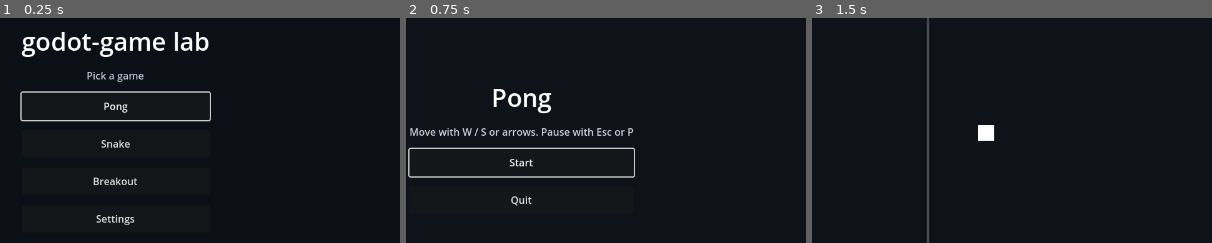
Above: before the commit, frames 1-3 (left to right).
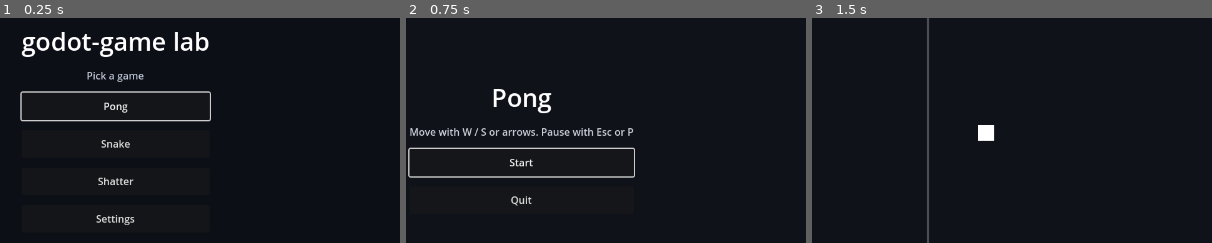
Above: after the commit, the same moments.

Repository: kblaszki/godot-game
Game: Godot game, scene res://lab/lab_host.tscn
The game is run twice, just before and just after one commit, with the same random seed, the same clock (stepped at 60 frames per second) and the same inputs.
Inputs:
- Up to frame 1 (0.25 s): no input
- Up to frame 2 (0.75 s): click "Pong" at 0.5 s
- Up to frame 3 (1.5 s): click "Start" at 1.25 s
The pictures show only the part of the screen within x 36-86%, y 21-71%; the shares and areas given below are measured in that part.

The runs differ from the first frame. In frame 1, 0.2% of the frame differs, in the area x 23-35%, y 70-75%; in frame 2, nothing differs; in frame 3, nothing differs.

Commit message:
Restyle Breakout as neon Shatter with juice and atmosphere.
Give the game its own arcade identity—starfield, trails, bursts, and orbit-themed menus—instead of a plain ColorRect clone of other lab titles.

Diff:
--- a/games/breakout/app/host.gd
+++ b/games/breakout/app/host.gd
@@ -8,9 +8,9 @@
 func _boot() -> void:
 	_audio = GodotAudio.new()
 	add_child(_audio)
-	_audio.register_blip(&"brick", 720.0, 0.05)
-	_audio.register_blip(&"die", 180.0, 0.16)
-	_audio.register_blip(&"clear", 980.0, 0.12)
+	_audio.register_blip(&"brick", 880.0, 0.04)
+	_audio.register_blip(&"die", 140.0, 0.2)
+	_audio.register_blip(&"clear", 1200.0, 0.16)
 	submit(SceneRequest.replace(MENU_PATH))
 
 
--- a/games/breakout/app/main_menu.gd
+++ b/games/breakout/app/main_menu.gd
@@ -4,7 +4,21 @@
 const SCORE_PATH := "user://scores/breakout.txt"
 const SCORE_CAPACITY := 10
 
+const BRICK_TEXES: Array[Texture2D] = [
+	preload("res://games/breakout/assets/brick_0.png"),
+	preload("res://games/breakout/assets/brick_1.png"),
+	preload("res://games/breakout/assets/brick_2.png"),
+	preload("res://games/breakout/assets/brick_3.png"),
+	preload("res://games/breakout/assets/brick_4.png"),
+]
+
+var _time: float = 0.0
+var _decor_sprites: Array[Sprite2D] = []
+
 @onready var _best: Label = $Center/Column/Best
+@onready var _title: Label = $Center/Column/Title
+@onready var _glow: ColorRect = $Glow
+@onready var _decor: Node2D = $Decor
 @onready var _start: Button = $Center/Column/Start
 @onready var _quit: Button = $Center/Column/Quit
 
@@ -13,13 +27,41 @@
 	_start.pressed.connect(_on_start_pressed)
 	_quit.pressed.connect(_on_quit_pressed)
 	_refresh_best()
+	_spawn_decor()
 	_start.grab_focus()
+
+
+func _process(delta: float) -> void:
+	_time += delta
+	_title.modulate = Color(1, 1, 1, 0.88 + 0.12 * sin(_time * 2.2))
+	_glow.color.a = 0.14 + 0.08 * (0.5 + 0.5 * sin(_time * 1.1))
+	var vp := get_viewport_rect().size
+	for i in _decor_sprites.size():
+		var sprite: Sprite2D = _decor_sprites[i]
+		var base_y: float = sprite.get_meta("base_y")
+		sprite.position.y = base_y + sin(_time * 1.6 + float(i) * 0.7) * 10.0
+		sprite.position.x = fposmod(sprite.position.x + delta * sprite.get_meta("drift"), vp.x + 80.0) - 40.0
+
+
+func _spawn_decor() -> void:
+	var vp := get_viewport_rect().size
+	for i in 12:
+		var sprite := Sprite2D.new()
+		sprite.texture = BRICK_TEXES[i % BRICK_TEXES.size()]
+		sprite.centered = true
+		sprite.scale = Vector2(2.4, 2.4)
+		sprite.modulate = Color(1, 1, 1, 0.18)
+		sprite.position = Vector2(fmod(float(i) * 137.0, vp.x), 80.0 + float(i % 4) * 70.0)
+		sprite.set_meta("base_y", sprite.position.y)
+		sprite.set_meta("drift", 18.0 + float(i % 5) * 6.0)
+		_decor.add_child(sprite)
+		_decor_sprites.append(sprite)
 
 
 func _refresh_best() -> void:
 	var entries: Array[int] = ScoreStore.load(SCORE_PATH, SCORE_CAPACITY).entries()
 	var best := entries[0] if entries.size() > 0 else 0
-	_best.text = "Best: %d" % best
+	_best.text = "Best  %d" % best
 
 
 func _on_start_pressed() -> void:
--- a/games/breakout/app/main_menu.tscn
+++ b/games/breakout/app/main_menu.tscn
@@ -11,7 +11,7 @@
 grow_vertical = 2
 script = ExtResource("1_menu")
 
-[node name="Background" type="ColorRect" parent="."]
+[node name="Sky" type="ColorRect" parent="."]
 layout_mode = 1
 anchors_preset = 15
 anchor_right = 1.0
@@ -19,7 +19,19 @@
 grow_horizontal = 2
 grow_vertical = 2
 mouse_filter = 2
-color = Color(0.06, 0.07, 0.1, 1)
+color = Color(0.03, 0.04, 0.1, 1)
+
+[node name="Glow" type="ColorRect" parent="."]
+layout_mode = 1
+anchors_preset = 15
+anchor_right = 1.0
+anchor_bottom = 1.0
+grow_horizontal = 2
+grow_vertical = 2
+mouse_filter = 2
+color = Color(0.05, 0.35, 0.4, 0.22)
+
+[node name="Decor" type="Node2D" parent="."]
 
 [node name="Center" type="CenterContainer" parent="."]
 layout_mode = 1
@@ -31,35 +43,49 @@
 
 [node name="Column" type="VBoxContainer" parent="Center"]
 layout_mode = 2
-theme_override_constants/separation = 16
+theme_override_constants/separation = 14
+
+[node name="Eyebrow" type="Label" parent="Center/Column"]
+layout_mode = 2
+theme_override_colors/font_color = Color(0.35, 1, 0.82, 1)
+theme_override_font_sizes/font_size = 14
+text = "NEON ARCADE"
+horizontal_alignment = 1
 
 [node name="Title" type="Label" parent="Center/Column"]
 layout_mode = 2
-theme_override_colors/font_color = Color(1, 1, 1, 1)
-theme_override_font_sizes/font_size = 40
-text = "Breakout"
+theme_override_colors/font_color = Color(0.95, 0.98, 1, 1)
+theme_override_font_sizes/font_size = 64
+text = "SHATTER"
+horizontal_alignment = 1
+
+[node name="Subtitle" type="Label" parent="Center/Column"]
+layout_mode = 2
+theme_override_colors/font_color = Color(0.55, 0.72, 0.85, 1)
+theme_override_font_sizes/font_size = 16
+text = "break the skyline · keep the orbit"
 horizontal_alignment = 1
 
 [node name="Best" type="Label" parent="Center/Column"]
 layout_mode = 2
-theme_override_colors/font_color = Color(0.85, 0.88, 0.55, 1)
-theme_override_font_sizes/font_size = 18
-text = "Best: 0"
+theme_override_colors/font_color = Color(1, 0.82, 0.45, 1)
+theme_override_font_sizes/font_size = 20
+text = "Best  0"
 horizontal_alignment = 1
 
 [node name="Hint" type="Label" parent="Center/Column"]
 layout_mode = 2
-theme_override_colors/font_color = Color(0.8, 0.82, 0.86, 1)
-theme_override_font_sizes/font_size = 16
-text = "Move with A / D or arrows. Pause with Esc or P"
+theme_override_colors/font_color = Color(0.5, 0.58, 0.7, 1)
+theme_override_font_sizes/font_size = 14
+text = "A / D or arrows · Esc pause"
 horizontal_alignment = 1
 
 [node name="Start" type="Button" parent="Center/Column"]
-custom_minimum_size = Vector2(220, 44)
+custom_minimum_size = Vector2(260, 48)
 layout_mode = 2
-text = "Start"
+text = "Launch"
 
 [node name="Quit" type="Button" parent="Center/Column"]
-custom_minimum_size = Vector2(220, 44)
+custom_minimum_size = Vector2(260, 48)
 layout_mode = 2
-text = "Quit"
+text = "Back to lab"
--- a/games/breakout/app/pause_menu.gd
+++ b/games/breakout/app/pause_menu.gd
@@ -2,8 +2,8 @@
 
 const MENU_PATH := "res://games/breakout/app/main_menu.tscn"
 
-@onready var _resume: Button = $Center/Column/Resume
-@onready var _quit_menu: Button = $Center/Column/QuitToMenu
+@onready var _resume: Button = $Center/Panel/Column/Resume
+@onready var _quit_menu: Button = $Center/Panel/Column/QuitToMenu
 
 
 func _ready() -> void:
--- a/games/breakout/app/pause_menu.tscn
+++ b/games/breakout/app/pause_menu.tscn
@@ -19,7 +19,7 @@
 grow_horizontal = 2
 grow_vertical = 2
 mouse_filter = 0
-color = Color(0, 0, 0, 0.55)
+color = Color(0.02, 0.04, 0.1, 0.7)
 
 [node name="Center" type="CenterContainer" parent="."]
 layout_mode = 1
@@ -29,23 +29,40 @@
 grow_horizontal = 2
 grow_vertical = 2
 
-[node name="Column" type="VBoxContainer" parent="Center"]
+[node name="Panel" type="ColorRect" parent="Center"]
+custom_minimum_size = Vector2(320, 240)
 layout_mode = 2
-theme_override_constants/separation = 16
+color = Color(0.06, 0.1, 0.18, 0.95)
 
-[node name="Title" type="Label" parent="Center/Column"]
+[node name="Column" type="VBoxContainer" parent="Center/Panel"]
+layout_mode = 1
+anchors_preset = 15
+anchor_right = 1.0
+anchor_bottom = 1.0
+offset_left = 28.0
+offset_top = 24.0
+offset_right = -28.0
+offset_bottom = -24.0
+theme_override_constants/separation = 14
+
+[node name="Accent" type="ColorRect" parent="Center/Panel/Column"]
+custom_minimum_size = Vector2(0, 4)
 layout_mode = 2
-theme_override_colors/font_color = Color(1, 1, 1, 1)
-theme_override_font_sizes/font_size = 36
-text = "Paused"
+color = Color(0.3, 1, 0.82, 1)
+
+[node name="Title" type="Label" parent="Center/Panel/Column"]
+layout_mode = 2
+theme_override_colors/font_color = Color(0.92, 0.98, 1, 1)
+theme_override_font_sizes/font_size = 32
+text = "HOLD"
 horizontal_alignment = 1
 
-[node name="Resume" type="Button" parent="Center/Column"]
-custom_minimum_size = Vector2(220, 44)
+[node name="Resume" type="Button" parent="Center/Panel/Column"]
+custom_minimum_size = Vector2(0, 44)
 layout_mode = 2
-text = "Resume"
+text = "Resume orbit"
 
-[node name="QuitToMenu" type="Button" parent="Center/Column"]
-custom_minimum_size = Vector2(220, 44)
+[node name="QuitToMenu" type="Button" parent="Center/Panel/Column"]
+custom_minimum_size = Vector2(0, 44)
 layout_mode = 2
-text = "Quit to menu"
+text = "Abort to menu"
--- a/games/breakout/app/play.gd
+++ b/games/breakout/app/play.gd
@@ -5,15 +5,24 @@
 const SCORE_PATH := "user://scores/breakout.txt"
 const SCORE_CAPACITY := 10
 const SERVE_SEED := 1
+const TRAIL_LEN := 14
 
 const PADDLE_TEX := preload("res://games/breakout/assets/paddle.png")
 const BALL_TEX := preload("res://games/breakout/assets/ball.png")
+const LIFE_TEX := preload("res://games/breakout/assets/life.png")
 const BRICK_TEXES: Array[Texture2D] = [
 	preload("res://games/breakout/assets/brick_0.png"),
 	preload("res://games/breakout/assets/brick_1.png"),
 	preload("res://games/breakout/assets/brick_2.png"),
 	preload("res://games/breakout/assets/brick_3.png"),
 	preload("res://games/breakout/assets/brick_4.png"),
+]
+const BRICK_TINTS: Array[Color] = [
+	Color(1.0, 0.45, 0.55, 1),
+	Color(1.0, 0.62, 0.35, 1),
+	Color(0.4, 1.0, 0.82, 1),
+	Color(0.45, 0.7, 1.0, 1),
+	Color(0.78, 0.55, 1.0, 1),
 ]
 
 var _config: BreakoutConfig
@@ -24,13 +33,29 @@
 var _leaving: bool = false
 var _score_saved: bool = false
 var _brick_sprites: Array[Sprite2D] = []
-
-@onready var _background: ColorRect = $Background
+var _life_sprites: Array[Sprite2D] = []
+var _trail: PackedVector2Array = PackedVector2Array()
+var _shake: float = 0.0
+var _score_pulse: float = 0.0
+var _time: float = 0.0
+var _base_position: Vector2 = Vector2.ZERO
+
+@onready var _sky: ColorRect = $Sky
+@onready var _horizon: ColorRect = $Horizon
+@onready var _floor_glow: ColorRect = $FloorGlow
+@onready var _stars: Node2D = $Stars
+@onready var _bricks: Node2D = $Bricks
+@onready var _fx: Node2D = $Fx
+@onready var _trail_line: Line2D = $Trail
+@onready var _paddle_glow: ColorRect = $PaddleGlow
 @onready var _paddle: Sprite2D = $Paddle
 @onready var _ball: Sprite2D = $Ball
-@onready var _bricks: Node2D = $Bricks
-@onready var _hud: Label = $Hud/Status
+@onready var _score: Label = $Hud/Score
+@onready var _score_hint: Label = $Hud/ScoreHint
+@onready var _lives_root: Node2D = $Hud/Lives
+@onready var _banner_dim: ColorRect = $Hud/BannerDim
 @onready var _banner_panel: ColorRect = $Hud/BannerPanel
+@onready var _banner_accent: ColorRect = $Hud/BannerAccent
 @onready var _banner: Label = $Hud/Banner
 
 
@@ -41,6 +66,20 @@
 	_layout()
 	_fit_to_viewport()
 	_sync_view()
+
+
+func _process(delta: float) -> void:
+	_time += delta
+	_shake = maxf(0.0, _shake - delta * 8.0)
+	_score_pulse = maxf(0.0, _score_pulse - delta * 4.0)
+	var shake_offset := Vector2(
+		sin(_time * 55.0) * _shake * 3.0,
+		cos(_time * 47.0) * _shake * 2.0
+	)
+	position = _base_position + shake_offset
+	_score.scale = Vector2.ONE * (1.0 + _score_pulse * 0.35)
+	_animate_stars()
+	_horizon.modulate = Color(1, 1, 1, 0.55 + 0.2 * sin(_time * 1.4))
 
 
 func _physics_process(delta: float) -> void:
@@ -61,12 +100,20 @@
 		match str(data.get("type", "")):
 			"brick_broken":
 				_audio.play(&"brick")
+				_score_pulse = 1.0
+				var row := int(data.get("row", 0))
+				var col := int(data.get("col", 0))
+				var rect := _sim.brick_rect(row, col)
+				_burst(rect.get_center(), BRICK_TINTS[row % BRICK_TINTS.size()])
 			"life_lost":
 				_audio.play(&"die")
+				_shake = 1.0
+				_trail.clear()
 			"game_over":
 				_persist_score()
 			"cleared":
 				_audio.play(&"clear")
+				_shake = 0.6
 				_persist_score()
 
 
@@ -110,8 +157,15 @@
 
 
 func _layout() -> void:
-	_background.position = Vector2.ZERO
-	_background.size = Vector2(_config.court_width, _config.court_height)
+	var w := _config.court_width
+	var h := _config.court_height
+	_sky.position = Vector2.ZERO
+	_sky.size = Vector2(w, h)
+	_horizon.position = Vector2(0.0, h * 0.42)
+	_horizon.size = Vector2(w, h * 0.58)
+	_floor_glow.position = Vector2(0.0, h - 56.0)
+	_floor_glow.size = Vector2(w, 56.0)
+	_build_stars()
 	_paddle.texture = PADDLE_TEX
 	_paddle.centered = false
 	_paddle.scale = Vector2(
@@ -125,18 +179,22 @@
 		diameter / float(BALL_TEX.get_width()),
 		diameter / float(BALL_TEX.get_height())
 	)
-	_hud.position = Vector2(12.0, 8.0)
-	_hud.size = Vector2(_config.court_width - 24.0, 28.0)
-	var panel_size := Vector2(420.0, 140.0)
-	var panel_pos := Vector2(
-		(_config.court_width - panel_size.x) * 0.5,
-		(_config.court_height - panel_size.y) * 0.5
-	)
+	_score_hint.position = Vector2(18.0, 10.0)
+	_score.position = Vector2(18.0, 24.0)
+	_score.size = Vector2(200.0, 36.0)
+	_lives_root.position = Vector2(w - 18.0, 18.0)
+	_banner_dim.position = Vector2.ZERO
+	_banner_dim.size = Vector2(w, h)
+	var panel_size := Vector2(460.0, 160.0)
+	var panel_pos := (Vector2(w, h) - panel_size) * 0.5
 	_banner_panel.position = panel_pos
 	_banner_panel.size = panel_size
+	_banner_accent.position = Vector2(panel_pos.x, panel_pos.y)
+	_banner_accent.size = Vector2(8.0, panel_size.y)
 	_banner.position = panel_pos
 	_banner.size = panel_size
 	_ensure_brick_sprites()
+	_ensure_life_sprites()
 
 
 func _fit_to_viewport() -> void:
@@ -144,7 +202,34 @@
 	var fit := ViewFit.compute(content, get_viewport().get_visible_rect().size)
 	var fit_scale: float = fit["scale"]
 	scale = Vector2(fit_scale, fit_scale)
-	position = fit["offset"]
+	_base_position = fit["offset"]
+	position = _base_position
+
+
+func _build_stars() -> void:
+	for child in _stars.get_children():
+		child.queue_free()
+	var rng := SeededRng.new(42)
+	for _i in 48:
+		var star := ColorRect.new()
+		star.mouse_filter = Control.MOUSE_FILTER_IGNORE
+		var size := rng.randf_range(1.0, 2.6)
+		star.size = Vector2(size, size)
+		star.position = Vector2(
+			rng.randf_range(0.0, _config.court_width),
+			rng.randf_range(0.0, _config.court_height * 0.55)
+		)
+		star.color = Color(0.7, 0.85, 1.0, rng.randf_range(0.25, 0.85))
+		star.set_meta("phase", rng.randf_range(0.0, TAU))
+		star.set_meta("speed", rng.randf_range(1.2, 3.5))
+		_stars.add_child(star)
+
+
+func _animate_stars() -> void:
+	for star in _stars.get_children():
+		var phase: float = star.get_meta("phase")
+		var speed: float = star.get_meta("speed")
+		star.modulate.a = 0.25 + 0.55 * (0.5 + 0.5 * sin(_time * speed + phase))
 
 
 func _ensure_brick_sprites() -> void:
@@ -156,13 +241,27 @@
 		_brick_sprites.append(sprite)
 
 
+func _ensure_life_sprites() -> void:
+	while _life_sprites.size() < _config.start_lives:
+		var sprite := Sprite2D.new()
+		sprite.texture = LIFE_TEX
+		sprite.centered = false
+		sprite.scale = Vector2(2.2, 2.2)
+		_lives_root.add_child(sprite)
+		_life_sprites.append(sprite)
+
+
 func _sync_view() -> void:
-	_paddle.position = Vector2(
+	var paddle_pos := Vector2(
 		_sim.get_paddle_x() - _config.paddle_width * 0.5,
 		_sim.get_paddle_y() - _config.paddle_height * 0.5
 	)
+	_paddle.position = paddle_pos
+	_paddle_glow.position = paddle_pos + Vector2(-10.0, 4.0)
+	_paddle_glow.size = Vector2(_config.paddle_width + 20.0, _config.paddle_height + 14.0)
 	var ball := _sim.get_ball_position()
 	_ball.position = ball - Vector2(_config.ball_radius, _config.ball_radius)
+	_update_trail(ball)
 	for row in _config.brick_rows:
 		for col in _config.brick_cols:
 			var index := row * _config.brick_cols + col
@@ -173,20 +272,66 @@
 				var brick := _sim.brick_rect(row, col)
 				var tex: Texture2D = BRICK_TEXES[row % BRICK_TEXES.size()]
 				sprite.texture = tex
+				sprite.modulate = Color(1.05, 1.05, 1.1, 1)
 				sprite.position = brick.position
 				sprite.scale = Vector2(
 					brick.size.x / float(tex.get_width()),
 					brick.size.y / float(tex.get_height())
 				)
-	_hud.text = "Score: %d    Lives: %d" % [_sim.get_score(), _sim.get_lives()]
+	_score.text = str(_sim.get_score())
+	for i in _life_sprites.size():
+		var life: Sprite2D = _life_sprites[i]
+		life.visible = i < _sim.get_lives()
+		life.position = Vector2(-float(i + 1) * 28.0, 0.0)
 	var status := _sim.get_status()
 	var over := status == "game_over" or status == "cleared"
+	_banner_dim.visible = over
 	_banner_panel.visible = over
+	_banner_accent.visible = over
 	_banner.visible = over
 	if status == "cleared":
-		_banner.text = "Cleared!\nEnter or Escape for menu"
+		_banner.text = "SHATTERED\nEnter — continue"
+		_banner_accent.color = Color(0.35, 1.0, 0.75, 1)
 	elif status == "game_over":
-		_banner.text = "Game over\nEnter or Escape for menu"
+		_banner.text = "OUT OF ORBIT\nEnter — menu"
+		_banner_accent.color = Color(1.0, 0.4, 0.55, 1)
+
+
+func _update_trail(ball: Vector2) -> void:
+	if _sim.get_status() != "playing":
+		_trail_line.points = PackedVector2Array()
+		return
+	_trail.append(ball)
+	while _trail.size() > TRAIL_LEN:
+		_trail.remove_at(0)
+	_trail_line.points = _trail
+	_trail_line.default_color = Color(1.0, 0.9, 0.45, 0.15 + 0.35 * (_trail.size() / float(TRAIL_LEN)))
+
+
+func _burst(at: Vector2, tint: Color) -> void:
+	for i in 10:
+		var speck := ColorRect.new()
+		speck.mouse_filter = Control.MOUSE_FILTER_IGNORE
+		speck.size = Vector2(3, 3)
+		speck.position = at
+		speck.color = tint
+		_fx.add_child(speck)
+		var angle := TAU * float(i) / 10.0 + _time
+		var vel := Vector2(cos(angle), sin(angle)) * (90.0 + float(i) * 12.0)
+		_fly_speck(speck, vel)
+
+
+func _fly_speck(speck: ColorRect, vel: Vector2) -> void:
+	var life := 0.35
+	var elapsed := 0.0
+	while elapsed < life and is_instance_valid(speck):
+		var dt := get_process_delta_time()
+		elapsed += dt
+		speck.position += vel * dt
+		speck.modulate.a = 1.0 - elapsed / life
+		await get_tree().process_frame
+	if is_instance_valid(speck):
+		speck.queue_free()
 
 
 func _submit(req: SceneRequest) -> void:
--- a/games/breakout/app/play.tscn
+++ b/games/breakout/app/play.tscn
@@ -5,11 +5,34 @@
 [node name="Play" type="Node2D"]
 script = ExtResource("1_play")
 
-[node name="Background" type="ColorRect" parent="."]
+[node name="Sky" type="ColorRect" parent="."]
 mouse_filter = 2
-color = Color(0.05, 0.06, 0.09, 1)
+color = Color(0.04, 0.05, 0.12, 1)
+
+[node name="Horizon" type="ColorRect" parent="."]
+mouse_filter = 2
+color = Color(0.08, 0.12, 0.28, 1)
+
+[node name="FloorGlow" type="ColorRect" parent="."]
+mouse_filter = 2
+color = Color(0.05, 0.55, 0.48, 0.18)
+
+[node name="Stars" type="Node2D" parent="."]
 
 [node name="Bricks" type="Node2D" parent="."]
+
+[node name="Fx" type="Node2D" parent="."]
+
+[node name="Trail" type="Line2D" parent="."]
+width = 4.0
+default_color = Color(1, 0.9, 0.45, 0.55)
+joint_mode = 2
+begin_cap_mode = 2
+end_cap_mode = 2
+
+[node name="PaddleGlow" type="ColorRect" parent="."]
+mouse_filter = 2
+color = Color(0.2, 1, 0.85, 0.22)
 
 [node name="Paddle" type="Sprite2D" parent="."]
 centered = false
@@ -19,20 +42,37 @@
 
 [node name="Hud" type="Node2D" parent="."]
 
-[node name="Status" type="Label" parent="Hud"]
-theme_override_colors/font_color = Color(1, 1, 1, 1)
-theme_override_font_sizes/font_size = 18
-text = "Score: 0    Lives: 3"
+[node name="Score" type="Label" parent="Hud"]
+theme_override_colors/font_color = Color(0.75, 1, 0.95, 1)
+theme_override_font_sizes/font_size = 22
+text = "0"
+
+[node name="ScoreHint" type="Label" parent="Hud"]
+theme_override_colors/font_color = Color(0.45, 0.7, 0.75, 1)
+theme_override_font_sizes/font_size = 12
+text = "SCORE"
+
+[node name="Lives" type="Node2D" parent="Hud"]
+
+[node name="BannerDim" type="ColorRect" parent="Hud"]
+visible = false
+mouse_filter = 2
+color = Color(0.02, 0.03, 0.08, 0.72)
 
 [node name="BannerPanel" type="ColorRect" parent="Hud"]
 visible = false
 mouse_filter = 2
-color = Color(0.08, 0.09, 0.12, 0.92)
+color = Color(0.07, 0.12, 0.22, 0.94)
+
+[node name="BannerAccent" type="ColorRect" parent="Hud"]
+visible = false
+mouse_filter = 2
+color = Color(0.25, 1, 0.82, 1)
 
 [node name="Banner" type="Label" parent="Hud"]
 visible = false
-theme_override_colors/font_color = Color(1, 1, 1, 1)
-theme_override_font_sizes/font_size = 22
+theme_override_colors/font_color = Color(0.92, 0.98, 1, 1)
+theme_override_font_sizes/font_size = 26
 horizontal_alignment = 1
 vertical_alignment = 1
-text = "Cleared!"
+text = "CLEAR"
--- a/lab/launcher.gd
+++ b/lab/launcher.gd
@@ -4,7 +4,7 @@
 const GAMES := [
 	{"title": "Pong", "host_path": "res://games/pong/app/host.tscn"},
 	{"title": "Snake", "host_path": "res://games/snake/app/host.tscn"},
-	{"title": "Breakout", "host_path": "res://games/breakout/app/host.tscn"},
+	{"title": "Shatter", "host_path": "res://games/breakout/app/host.tscn"},
 ]
 const SETTINGS_PATH := "res://lab/settings.tscn"
 
Not shown, changed: games/breakout/assets/LICENSE.txt
Binary file changed: games/breakout/assets/ball.png
Binary file changed: games/breakout/assets/brick_0.png
Binary file changed: games/breakout/assets/brick_1.png
Binary file changed: games/breakout/assets/brick_2.png
Binary file changed: games/breakout/assets/brick_3.png
Binary file changed: games/breakout/assets/brick_4.png
Binary file added: games/breakout/assets/life.png
Not shown, added: games/breakout/assets/life.png.import
Binary file changed: games/breakout/assets/paddle.png
Not shown, changed: docs/index.md
Not shown, changed: games/breakout/docs/index.md
(and 1 more such lines)
